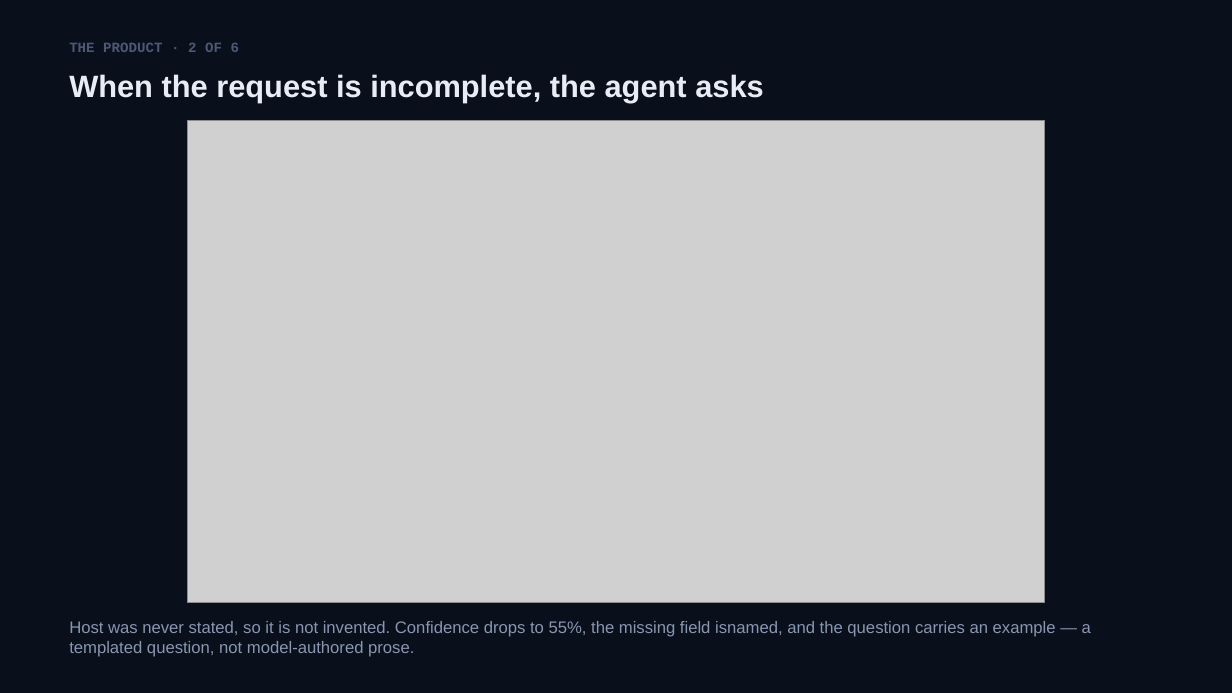
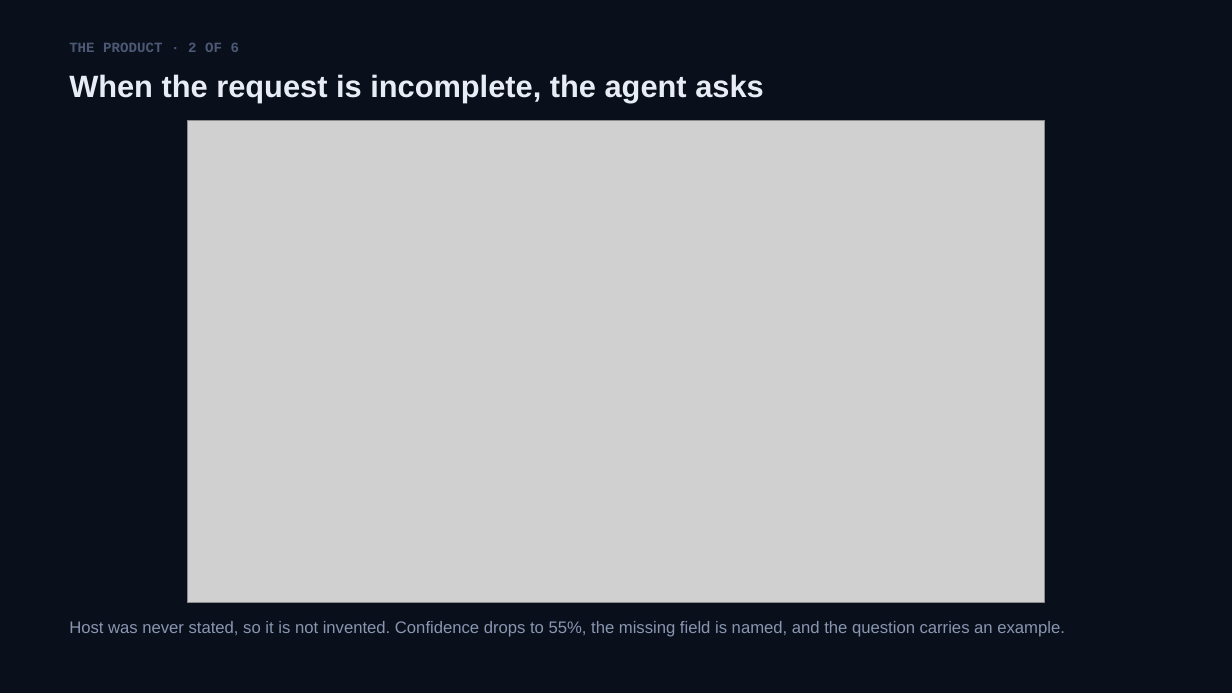
Before and after one commit to SKRejaulKarim04/data-source-onboarding-agent, a slide deck: slide 7 of docs/Data-Source-Onboarding-Agent.pptx (slide 9 before the commit). Drawn at 1232x693 pixels with LibreOffice and Linux fonts; fonts in the diff are those of the drawing; grey boxes stand for pictures. Boxes give left, top, right and bottom in pixels: in the first picture for what was removed or moved away, otherwise in the second. Text is boxed around its words. In the diff, an @@ line names an element or a change of style, - is before the commit and + after.

```diff
--- a/docs/Data-Source-Onboarding-Agent.pptx
+++ b/docs/Data-Source-Onboarding-Agent.pptx
@@ text at <box>69,621,1065,637</box>: text changed @@
-Host was never stated, so it is not invented. Confidence drops to 55%, the missing field isnamed, and the question carries an example — a templated question, not model-authored prose.
+Host was never stated, so it is not invented. Confidence drops to 55%, the missing field is named, and the question carries an example.
```
Also in this commit, not shown: 5 other slides changed, 10 slides removed, 2 other files.
